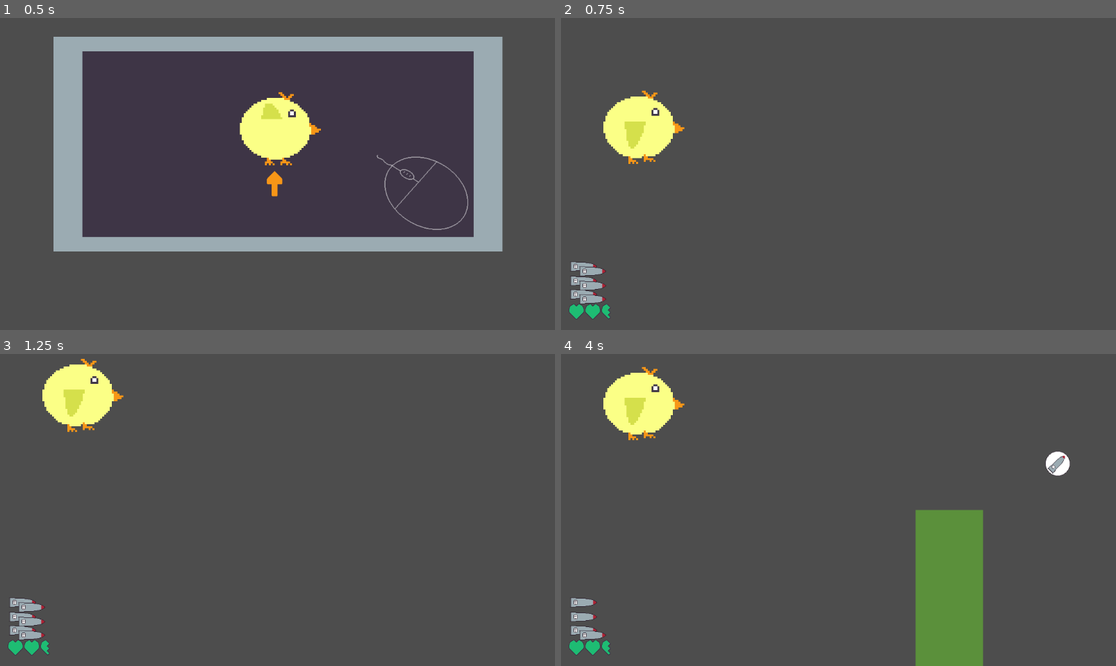
Above: before the commit, frames 1-4 (two rows, left to right).
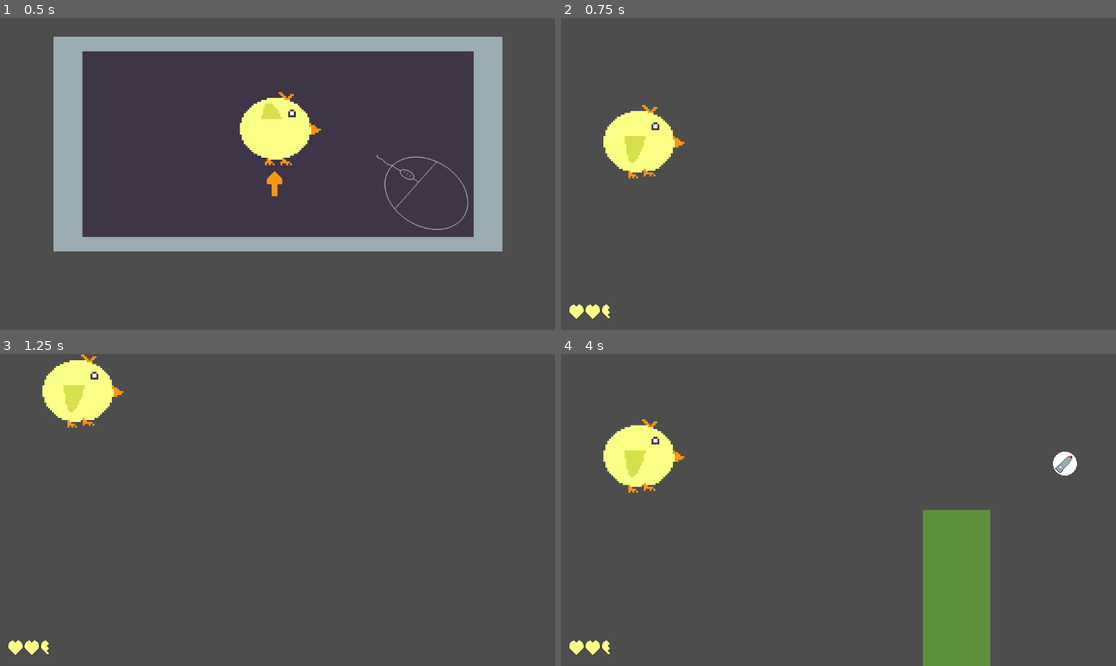
Above: after the commit, the same moments.

Repository: MrOnosa/solo-dev-game-jam-4
Game: Godot game, scene res://game.tscn
Two runs of this game, one before a commit and one after it. Both use one fixed random seed, a clock stepped at 60 frames per second and the inputs below.
Inputs (mouse positions are in pixels of both pictures, inside the frame that each line leads up to):
- Up to frame 1 (0.5 s): no input
- Up to frame 2 (0.75 s): move the mouse to (960, 158) at 0.52 s; press the mouse at (960, 158) at 0.53 s
- Up to frame 3 (1.25 s): no input
- Up to frame 4 (4 s): move the mouse to (727, 525) at 1.27 s; release the mouse at (727, 525) at 1.28 s; right-click (727, 525) at 1.35 s; move the mouse to (894, 441) at 2.02 s; press the mouse at (894, 441) at 2.03 s; move the mouse to (810, 572) at 2.77 s; release the mouse at (810, 572) at 2.78 s; right-click (810, 572) at 2.85 s; move the mouse to (1005, 556) at 3.52 s; press the mouse at (1005, 556) at 3.53 s

Frame 1 is identical in both runs. In frame 2, 2.5% of the frame differs, in the area x 1-23%, y 23-97%; in frame 3, 1.5%; in frame 4, 6.2%, in the area x 1-93%, y 4-100%.

Commit message:
All the small things

Diff:
--- a/game.gd
+++ b/game.gd
@@ -5,7 +5,7 @@
 @export var missile_scene : PackedScene
 @export var ammo_scene : PackedScene
 var inital_pipe_position : Vector2 = Vector2(600.0, 304.0)
-var ammo = 6
+var ammo = 0
 var hp = 5
 
 @onready var bird: Bird = $Bird
--- a/game.tscn
+++ b/game.tscn
@@ -73,9 +73,9 @@
 [node name="Ammo" type="Control" parent="HUD"]
 anchors_preset = 0
 offset_left = 388.889
-offset_top = -270.0
+offset_top = -273.0
 offset_right = 428.889
-offset_bottom = -230.0
+offset_bottom = -233.0
 
 [node name="TextureRect" type="TextureRect" parent="HUD/Ammo"]
 layout_mode = 0
--- a/menu.gd
+++ b/menu.gd
@@ -4,7 +4,7 @@
 
 @export var amplitude = 8  # Maximum distance from the original position
 @export var speed = 10.0  # Speed of the bouncing (adjust as needed)
-
+var start_game_allowed := false
 @onready var arrow: Sprite2D = $Arrow
 
 var start_y_position = 0.0  # Starting Y position
@@ -14,14 +14,17 @@
 func _ready() -> void:
 	start_y_position = arrow.position.y  # Record the initial Y position
 
-
 # Called every frame. 'delta' is the elapsed time since the previous frame.
 func _process(delta: float) -> void:
 	time += delta
 	arrow.position.y = start_y_position + amplitude * sin(time * speed)
 	var button1Pressed = Input.is_action_pressed("Button1")
-	if button1Pressed:
+	if button1Pressed && start_game_allowed:
 		game_start.emit()
 		visible = false
 		get_tree().paused = false
 	pass
+
+func _on_no_start_game_allowed_timer_timeout() -> void:
+	start_game_allowed = true
+	pass # Replace with function body.
--- a/menu.tscn
+++ b/menu.tscn
@@ -93,3 +93,10 @@
 position = Vector2(880, 380)
 sprite_frames = SubResource("SpriteFrames_f1nff")
 autoplay = "default"
+
+[node name="NoStartGameAllowedTimer" type="Timer" parent="."]
+wait_time = 0.6
+one_shot = true
+autostart = true
+
+[connection signal="timeout" from="NoStartGameAllowedTimer" to="." method="_on_no_start_game_allowed_timer_timeout"]
Binary file changed: assets/Life-Sheet.png
